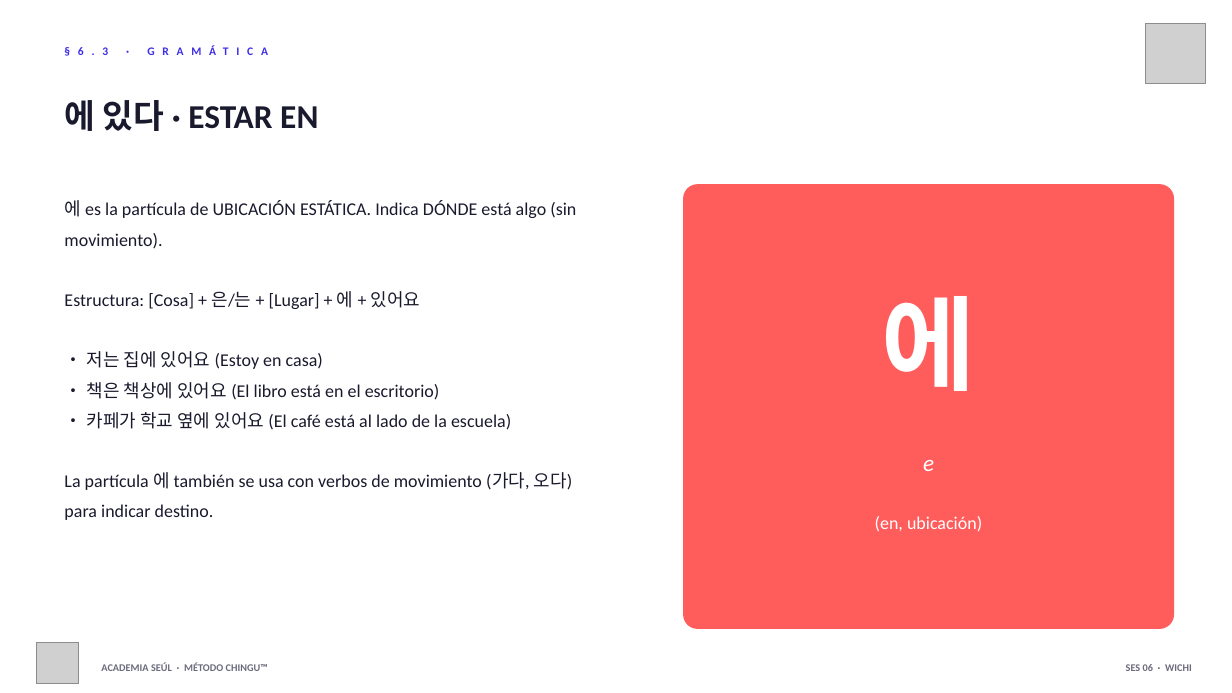
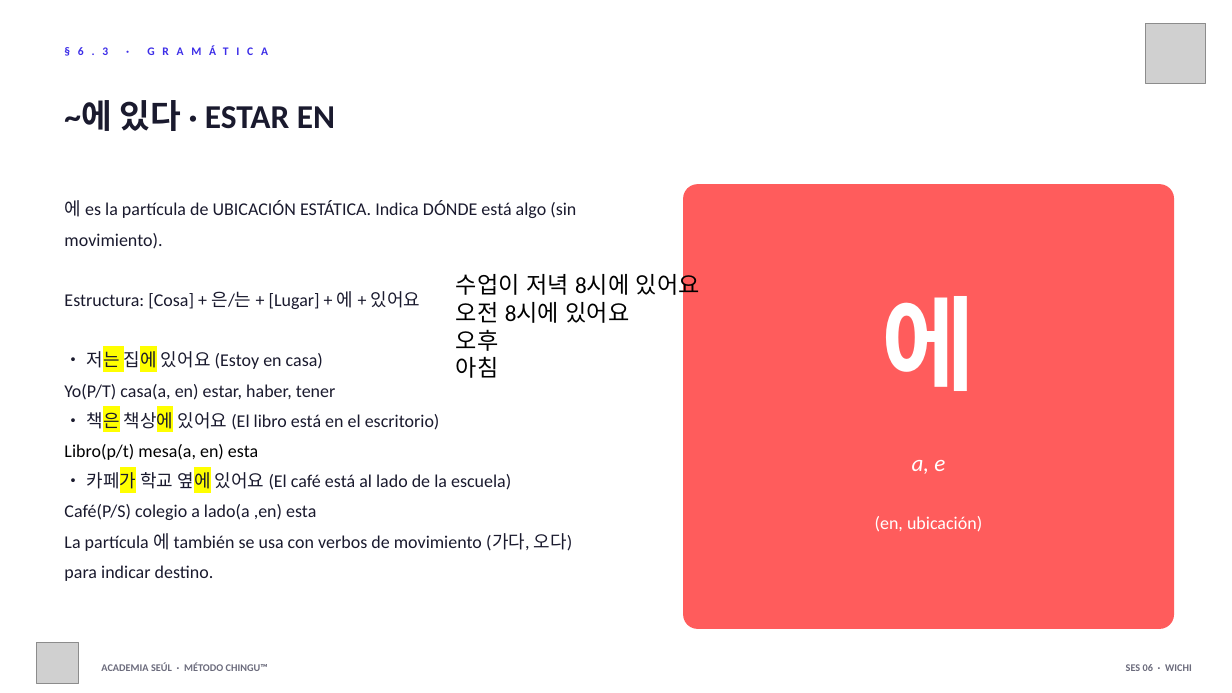
Before and after one commit to academiaseul/ACADEMIASEULWEB, a slide deck: slide 6 of A1_Nivel_1/06_Ubicacion/Sesion_06_Ubicacion.pptx (slide 5 before the commit). Drawn at 1232x693 pixels with LibreOffice and Linux fonts; fonts in the diff are those of the drawing; grey boxes stand for pictures. Boxes give left, top, right and bottom in pixels: in the first picture for what was removed or moved away, otherwise in the second. Text is boxed around its words. In the diff, an @@ line names an element or a change of style, - is before the commit and + after.

```diff
--- a/A1_Nivel_1/06_Ubicacion/Sesion_06_Ubicacion.pptx
+++ b/A1_Nivel_1/06_Ubicacion/Sesion_06_Ubicacion.pptx
@@ text at <box>64,100,335,131</box>: text changed @@
-에 있다 · ESTAR EN
+~에 있다 · ESTAR EN
@@ text added at <box>456,270,700,378</box>, 18 pt, text #000000 @@
+수업이 저녁 8시에 있어요
+오전 8시에 있어요
+오후
+아침
@@ text at <box>87,348,511,493</box>: highlight none to #FFFF00 in "저는 집에", "책은 책상에", "카페가 옆에" @@
@@ text at <box>64,384,335,400</box>: paragraph added @@
+Yo(P/T) casa(a, en) estar, haber, tener
@@ text at <box>64,444,258,460</box>: paragraph added @@
+Libro(p/t) mesa(a, en) esta
@@ text at <box>912,460,945,474</box>: text changed @@
-e
+a, e
@@ text at <box>64,504,316,520</box>: paragraph added @@
+Café(P/S) colegio a lado(a ,en) esta
```
Also in this commit, not shown: 9 other slides changed, 2 slides added, 14 other files.
